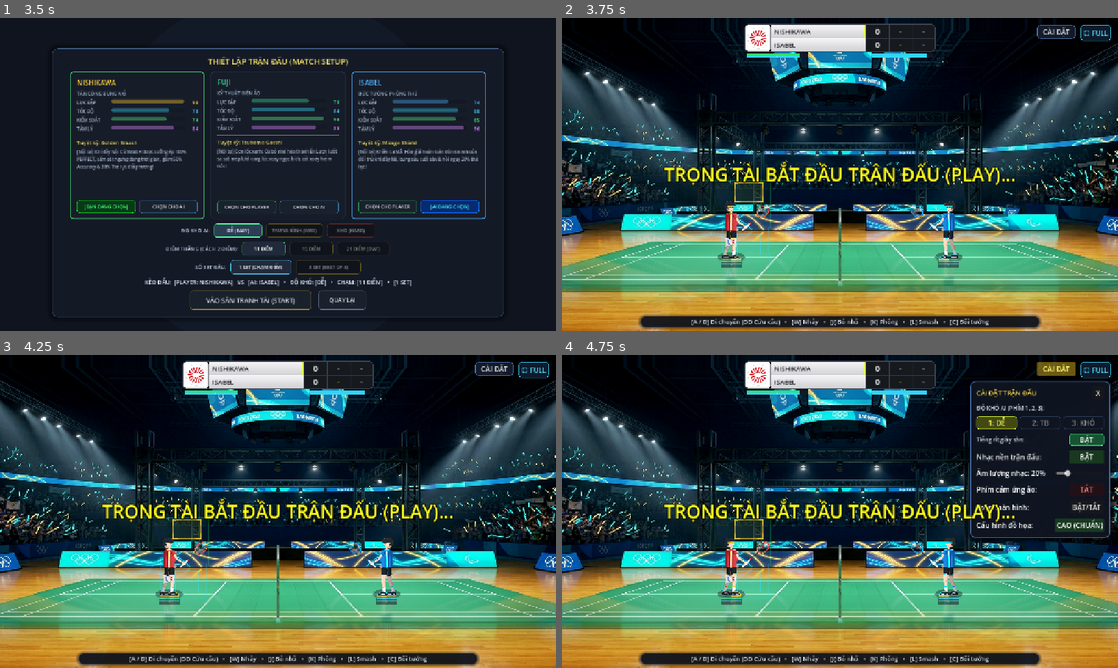
Above: before the commit, frames 1-4 (two rows, left to right).
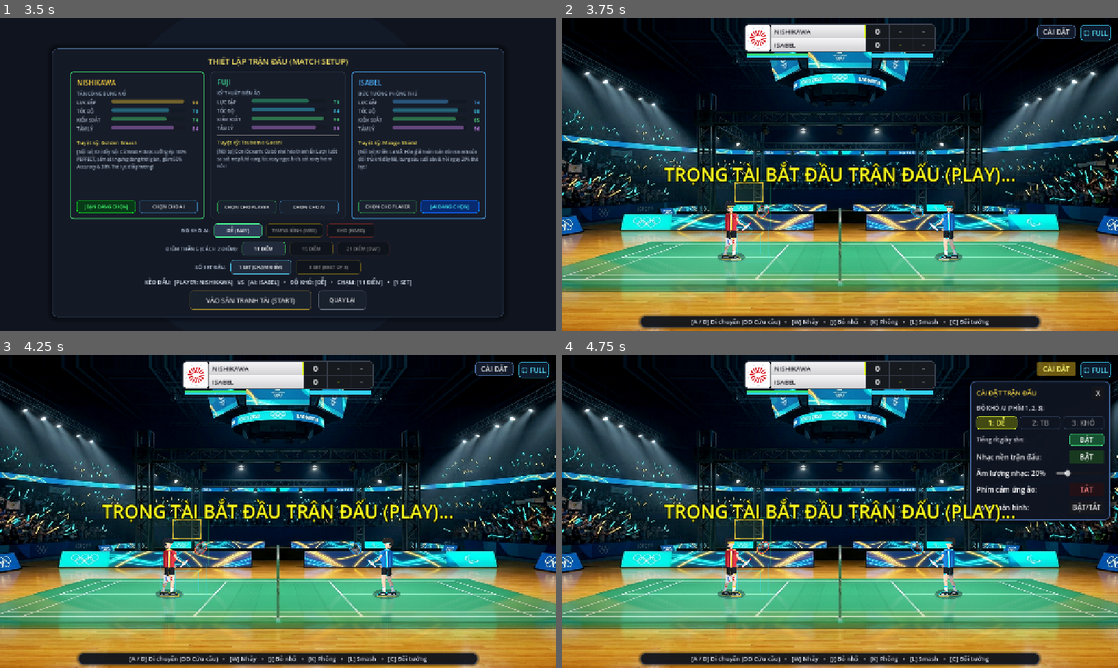
Above: after the commit, the same moments.

Repository: Lurz0205/kaiser-shuttle
Game: Godot game, scene res://scenes/Main.tscn
Two runs of this game, one before a commit and one after it. Both use one fixed random seed, a clock stepped at 60 frames per second and the inputs below. Sound files missing from this copy of the repository are replaced by a short silence.
Inputs:
- Up to frame 1 (3.5 s): click "⛶ FULL" at 0.5 s; click "BẮT ĐẦU TRANH TÀI (VS AI)" at 1.25 s; click "DỄ (EASY)" at 2 s; click "DỄ (EASY)" at 2.75 s
- Up to frame 2 (3.75 s): click "VÀO SÂN TRANH TÀI (START)" at 3.5 s
- Up to frame 3 (4.25 s): no input
- Up to frame 4 (4.75 s): click "CÀI ĐẶT" at 4.25 s

Frame 1 is identical in both runs. In frame 2, 0.3% of the frame differs, in the area x 28-72%, y 11-80%; in frame 3, 0.3%; in frame 4, 1.1%, in the area x 28-100%, y 11-80%.

Commit message:
--help

Diff:
--- a/scripts/main.gd
+++ b/scripts/main.gd
@@ -75,18 +75,22 @@
 var is_umpire_speaking: bool = false
 var match_over_dialog: PanelContainer = null
 
-# HUD Athletic Gauges (Stamina & Accuracy)
+# HUD Athletic Gauges (Stamina, Accuracy, Flow)
 var stamina_bar_bg_player: ColorRect
 var stamina_bar_fill_player: ColorRect
 var stamina_bar_cap_player: ColorRect
 var accuracy_bar_bg_player: ColorRect
 var accuracy_bar_fill_player: ColorRect
+var flow_bar_bg_player: ColorRect
+var flow_bar_fill_player: ColorRect
 
 var stamina_bar_bg_ai: ColorRect
 var stamina_bar_fill_ai: ColorRect
 var stamina_bar_cap_ai: ColorRect
 var accuracy_bar_bg_ai: ColorRect
 var accuracy_bar_fill_ai: ColorRect
+var flow_bar_bg_ai: ColorRect
+var flow_bar_fill_ai: ColorRect
 
 # Nishikawa Impact Lightning (Slow-mo chung với game, sau đó mới tỏa ra bình thường)
 var impact_lightning_pos: Vector2 = Vector2.ZERO
@@ -234,6 +238,10 @@
 
 	if OS.has_feature("web"):
 		low_graphics_mode = true
+	else:
+		low_graphics_mode = false
+	if shuttlecock and shuttlecock.has_method("set_low_graphics"):
+		shuttlecock.set_low_graphics(low_graphics_mode)
 
 	if flash_rect:
 		flash_rect.visible = false
@@ -413,24 +421,27 @@
 			fs_row.add_child(btn_fs_toggle)
 			vbox.add_child(fs_row)
 
-			# Hàng cấu hình đồ họa thấp (Low Graphics Mode) cho máy yếu
-			var gfx_row = HBoxContainer.new()
-			var lbl_gfx = Label.new()
-			lbl_gfx.text = "Cấu hình đồ họa:"
-			lbl_gfx.size_flags_horizontal = Control.SIZE_EXPAND_FILL
-			gfx_row.add_child(lbl_gfx)
-
-			btn_low_gfx_toggle = Button.new()
-			btn_low_gfx_toggle.focus_mode = Control.FOCUS_NONE
-			btn_low_gfx_toggle.custom_minimum_size = Vector2(90, 28)
-			btn_low_gfx_toggle.text = "CAO (CHUẨN)"
-			btn_low_gfx_toggle.pressed.connect(func():
-				btn_low_gfx_toggle.release_focus()
-				low_graphics_mode = not low_graphics_mode
-				_update_settings_ui()
-			)
-			gfx_row.add_child(btn_low_gfx_toggle)
-			vbox.add_child(gfx_row)
+			# Hàng cấu hình đồ họa thấp (Low Graphics Mode): Chỉ hiển thị trên Web. Desktop chỉ để 1 loại đồ họa MAX
+			if OS.has_feature("web"):
+				var gfx_row = HBoxContainer.new()
+				var lbl_gfx = Label.new()
+				lbl_gfx.text = "Cấu hình đồ họa thấp:"
+				lbl_gfx.size_flags_horizontal = Control.SIZE_EXPAND_FILL
+				gfx_row.add_child(lbl_gfx)
+
+				btn_low_gfx_toggle = Button.new()
+				btn_low_gfx_toggle.focus_mode = Control.FOCUS_NONE
+				btn_low_gfx_toggle.custom_minimum_size = Vector2(90, 28)
+				btn_low_gfx_toggle.text = "[ BẬT ]" if low_graphics_mode else "[ TẮT ]"
+				btn_low_gfx_toggle.pressed.connect(func():
+					btn_low_gfx_toggle.release_focus()
+					low_graphics_mode = not low_graphics_mode
+					if shuttlecock and shuttlecock.has_method("set_low_graphics"):
+						shuttlecock.set_low_graphics(low_graphics_mode)
+					_update_settings_ui()
+				)
+				gfx_row.add_child(btn_low_gfx_toggle)
+				vbox.add_child(gfx_row)
 
 	# Tự động nhận diện thiết bị: Mặc định TẮT trên Desktop/PC, chỉ BẬT trên Mobile/Touchscreen
 	var is_mobile = OS.has_feature("mobile") or OS.has_feature("web_android") or OS.has_feature("web_ios")
@@ -539,8 +550,16 @@
 		pill_stats.visible = false
 	if stamina_bar_bg_player:
 		stamina_bar_bg_player.visible = show
+	if accuracy_bar_bg_player:
+		accuracy_bar_bg_player.visible = show
+	if flow_bar_bg_player:
+		flow_bar_bg_player.visible = show
 	if stamina_bar_bg_ai:
 		stamina_bar_bg_ai.visible = show
+	if accuracy_bar_bg_ai:
+		accuracy_bar_bg_ai.visible = show
+	if flow_bar_bg_ai:
+		flow_bar_bg_ai.visible = show
 	if virtual_touch_pad:
 		virtual_touch_pad.visible = show and touch_controls_enabled
 
@@ -705,7 +724,12 @@
 	squeak_enabled = sq
 	bgm_match_enabled = bgm_en
 	bgm_match_volume = bgm_vol
-	low_graphics_mode = low_gfx
+	if OS.has_feature("web"):
+		low_graphics_mode = low_gfx
+	else:
+		low_graphics_mode = false
+	if shuttlecock and shuttlecock.has_method("set_low_graphics"):
+		shuttlecock.set_low_graphics(low_graphics_mode)
 	_update_settings_ui()
 	_apply_match_bgm(false)
 
@@ -1482,8 +1506,8 @@
 		btn_touch_toggle.modulate = Color(1.2, 3.2, 1.2) if touch_controls_enabled else Color(1.8, 0.6, 0.6)
 
 	if btn_low_gfx_toggle:
-		btn_low_gfx_toggle.text = "THẤP (MƯỢT)" if low_graphics_mode else "CAO (CHUẨN)"
-		btn_low_gfx_toggle.modulate = Color(3.5, 2.5, 0.4) if low_graphics_mode else Color(1.2, 3.2, 1.2)
+		btn_low_gfx_toggle.text = "[ BẬT ]" if low_graphics_mode else "[ TẮT ]"
+		btn_low_gfx_toggle.modulate = Color(0.2, 2.5, 0.4) if low_graphics_mode else Color(1.8, 0.6, 0.6)
 	var floor_refl = get_node_or_null("FloorReflection")
 	if floor_refl:
 		floor_refl.visible = (not low_graphics_mode) and (not OS.has_feature("web"))
@@ -3302,6 +3326,21 @@
 	tick_p.size = Vector2(1.0, 5.5)
 	accuracy_bar_bg_player.add_child(tick_p)
 
+	# 3. Player Flow Bar / Nộ Khí Tuyệt Kỹ (top=93.0, bottom=96.5)
+	flow_bar_bg_player = ColorRect.new()
+	flow_bar_bg_player.color = Color(0.08, 0.10, 0.14, 0.85)
+	flow_bar_bg_player.offset_left = 425.0
+	flow_bar_bg_player.offset_top = 93.0
+	flow_bar_bg_player.offset_right = 565.0
+	flow_bar_bg_player.offset_bottom = 96.5
+	hud.add_child(flow_bar_bg_player)
+
+	flow_bar_fill_player = ColorRect.new()
+	flow_bar_fill_player.color = Color(0.78, 0.28, 0.95, 0.95)
+	flow_bar_fill_player.position = Vector2.ZERO
+	flow_bar_fill_player.size = Vector2(140.0, 3.5)
+	flow_bar_bg_player.add_child(flow_bar_fill_player)
+
 	# --- RIVAL AI (Dưới BWFScoreboard cánh phải: left=715, right=855, top=82) ---
 	# 1. AI Stamina Bar
 	stamina_bar_bg_ai = ColorRect.new()
@@ -3345,18 +3384,34 @@
 	tick_ai.size = Vector2(1.0, 5.5)
 	accuracy_bar_bg_ai.add_child(tick_ai)
 
+	# 3. AI Flow Bar / Nộ Khí Tuyệt Kỹ (top=93.0, bottom=96.5)
+	flow_bar_bg_ai = ColorRect.new()
+	flow_bar_bg_ai.color = Color(0.08, 0.10, 0.14, 0.85)
+	flow_bar_bg_ai.offset_left = 715.0
+	flow_bar_bg_ai.offset_top = 93.0
+	flow_bar_bg_ai.offset_right = 855.0
+	flow_bar_bg_ai.offset_bottom = 96.5
+	hud.add_child(flow_bar_bg_ai)
+
+	flow_bar_fill_ai = ColorRect.new()
+	flow_bar_fill_ai.color = Color(0.78, 0.28, 0.95, 0.95)
+	flow_bar_fill_ai.position = Vector2.ZERO
+	flow_bar_fill_ai.size = Vector2(140.0, 3.5)
+	flow_bar_bg_ai.add_child(flow_bar_fill_ai)
+
 
 func _update_hud_stamina_bars() -> void:
 	var time_val = Time.get_ticks_msec() / 1000.0
 	var pulse = 0.65 + 0.35 * sin(time_val * 14.0)
+	var flow_pulse = 0.75 + 0.25 * sin(time_val * 16.0)
 
 	# Update Player Bars
 	if player and player.stats:
 		if stamina_bar_fill_player and stamina_bar_cap_player:
 			var p_cap = clamp(player.stats.max_stamina_cap / 100.0, 0.0, 1.0)
 			var p_val = clamp(player.stats.stamina / 100.0, 0.0, 1.0)
-			stamina_bar_cap_player.size.x = 124.0 * p_cap
-			stamina_bar_fill_player.size.x = 124.0 * p_val
+			stamina_bar_cap_player.size.x = 140.0 * p_cap
+			stamina_bar_fill_player.size.x = 140.0 * p_val
 			if player.stats.is_stamina_critical():
 				stamina_bar_fill_player.color = Color(1.0, 0.18, 0.18, pulse)
 			else:
@@ -3364,7 +3419,7 @@
 
 		if accuracy_bar_fill_player:
 			var p_acc = clamp(player.stats.accuracy / 100.0, 0.0, 1.0)
-			accuracy_bar_fill_player.size.x = 124.0 * p_acc
+			accuracy_bar_fill_player.size.x = 140.0 * p_acc
 			if player.stats.accuracy < 25.0:
 				accuracy_bar_fill_player.color = Color(1.0, 0.25, 0.35, pulse)
 			elif player.stats.accuracy < 50.0:
@@ -3372,13 +3427,21 @@
 			else:
 				accuracy_bar_fill_player.color = Color(0.20, 0.88, 1.0, 0.95)
 
+		if flow_bar_fill_player:
+			var p_flow = clamp(player.stats.flow / 100.0, 0.0, 1.0)
+			flow_bar_fill_player.size.x = 140.0 * p_flow
+			if player.stats.can_use_special():
+				flow_bar_fill_player.color = Color(1.0, 0.90, 0.25, flow_pulse)
+			else:
+				flow_bar_fill_player.color = Color(0.78, 0.28, 0.95, 0.95)
+
 	# Update AI Rival Bars
 	if ai_rival and ai_rival.stats:
 		if stamina_bar_fill_ai and stamina_bar_cap_ai:
 			var ai_cap = clamp(ai_rival.stats.max_stamina_cap / 100.0, 0.0, 1.0)
 			var ai_val = clamp(ai_rival.stats.stamina / 100.0, 0.0, 1.0)
-			stamina_bar_cap_ai.size.x = 124.0 * ai_cap
-			stamina_bar_fill_ai.size.x = 124.0 * ai_val
+			stamina_bar_cap_ai.size.x = 140.0 * ai_cap
+			stamina_bar_fill_ai.size.x = 140.0 * ai_val
 			if ai_rival.stats.is_stamina_critical():
 				stamina_bar_fill_ai.color = Color(1.0, 0.18, 0.18, pulse)
 			else:
@@ -3386,10 +3449,18 @@
 
 		if accuracy_bar_fill_ai:
 			var ai_acc = clamp(ai_rival.stats.accuracy / 100.0, 0.0, 1.0)
-			accuracy_bar_fill_ai.size.x = 124.0 * ai_acc
+			accuracy_bar_fill_ai.size.x = 140.0 * ai_acc
 			if ai_rival.stats.accuracy < 25.0:
 				accuracy_bar_fill_ai.color = Color(1.0, 0.25, 0.35, pulse)
 			elif ai_rival.stats.accuracy < 50.0:
 				accuracy_bar_fill_ai.color = Color(1.0, 0.72, 0.20, 0.95)
 			else:
 				accuracy_bar_fill_ai.color = Color(0.20, 0.88, 1.0, 0.95)
+
+		if flow_bar_fill_ai:
+			var ai_flow = clamp(ai_rival.stats.flow / 100.0, 0.0, 1.0)
+			flow_bar_fill_ai.size.x = 140.0 * ai_flow
+			if ai_rival.stats.can_use_special():
+				flow_bar_fill_ai.color = Color(1.0, 0.90, 0.25, flow_pulse)
+			else:
+				flow_bar_fill_ai.color = Color(0.78, 0.28, 0.95, 0.95)
--- a/scripts/player.gd
+++ b/scripts/player.gd
@@ -2311,75 +2311,6 @@
 	if not OS.has_feature("web"):
 		draw_ellipse_shape(Vector2(0, 0), 32.0, 12.0, Color(0.05, 0.08, 0.12, 0.45))
 
-	# Dual Athletic Gauges (Stamina & Accuracy) dưới chân:
-	if stats:
-		var time_val = Time.get_ticks_msec() / 1000.0
-		var bar_w = 46.0
-		var bar_h = 3.5
-		var bar_x = -bar_w * 0.5
-
-		# --- GAUGE 1: THỂ LỰC (STAMINA) ---
-		var sta_y = 9.0
-		draw_rect(Rect2(bar_x - 1.0, sta_y - 1.0, bar_w + 2.0, bar_h + 2.0), Color(0.06, 0.08, 0.12, 0.85), true)
-		var cap_ratio = clamp(stats.max_stamina_cap / 100.0, 0.0, 1.0)
-		var cap_w = bar_w * cap_ratio
-		draw_rect(Rect2(bar_x, sta_y, bar_w, bar_h), Color(0.12, 0.14, 0.18, 0.70), true) # Khóa kiệt sức
-		draw_rect(Rect2(bar_x, sta_y, cap_w, bar_h), Color(0.18, 0.22, 0.28, 0.85), true) # Có thể hồi
-
-		var cur_sta_w = bar_w * clamp(stats.stamina / 100.0, 0.0, 1.0)
-		var sta_col: Color
-		if stats.is_stamina_critical():
-			var pulse = 0.65 + 0.35 * sin(time_val * 14.0)
-			sta_col = Color(1.0, 0.18, 0.18, pulse) # ĐỎ RỰC CẢNH BÁO
-		else:
-			sta_col = Color(0.22, 0.95, 0.45, 0.90) if not is_ai else Color(0.20, 0.85, 1.0, 0.90)
-		if cur_sta_w > 0.0:
-			draw_rect(Rect2(bar_x, sta_y, cur_sta_w, bar_h), sta_col, true)
-		if cap_ratio < 0.98:
-			draw_line(Vector2(bar_x + cap_w, sta_y - 1.0), Vector2(bar_x + cap_w, sta_y + bar_h + 1.0), Color(1.0, 0.85, 0.2, 0.95), 1.2, true)
-
-		# --- GAUGE 2: ĐỘ CHÍNH XÁC (ACCURACY) ---
-		if not OS.has_feature("web"):
-			var acc_y = 14.5
-			draw_rect(Rect2(bar_x - 1.0, acc_y - 1.0, bar_w + 2.0, bar_h + 2.0), Color(0.06, 0.08, 0.12, 0.85), true)
-			draw_rect(Rect2(bar_x, acc_y, bar_w, bar_h), Color(0.14, 0.16, 0.22, 0.75), true)
-
-			var cur_acc_w = bar_w * clamp(stats.accuracy / 100.0, 0.0, 1.0)
-			var acc_col: Color
-			if stats.accuracy < 25.0:
-				var pulse = 0.65 + 0.35 * sin(time_val * 16.0)
-				acc_col = Color(1.0, 0.25, 0.35, pulse) # ĐỎ TÍA NGUY HIỂM CAO
-			elif stats.accuracy < 50.0:
-				acc_col = Color(1.0, 0.72, 0.20, 0.95) # VÀNG CAM CẢNH BÁO ĐÁNH HỎNG
-			else:
-				acc_col = Color(0.20, 0.88, 1.0, 0.90) # CYAN XANH LAM CHUẨN XÁC
-
-			if cur_acc_w > 0.0:
-				draw_rect(Rect2(bar_x, acc_y, cur_acc_w, bar_h), acc_col, true)
-
-			# Vạch chia ngưỡng 50% nguy hiểm (Danger Threshold Mark)
-			draw_line(Vector2(bar_x + bar_w * 0.5, acc_y - 1.0), Vector2(bar_x + bar_w * 0.5, acc_y + bar_h + 1.0), Color(0.85, 0.85, 0.9, 0.5), 1.0, true)
-
-			# --- GAUGE 3: THANH FLOW / NỘ TUYỆT KỸ (MOMENTUM GAUGE) ---
-			var flow_y = 20.0
-			draw_rect(Rect2(bar_x - 1.0, flow_y - 1.0, bar_w + 2.0, bar_h + 2.0), Color(0.06, 0.08, 0.12, 0.85), true)
-			draw_rect(Rect2(bar_x, flow_y, bar_w, bar_h), Color(0.12, 0.14, 0.20, 0.75), true)
-
-			var cur_flow_w = bar_w * clamp(stats.flow / 100.0, 0.0, 1.0)
-			var flow_col: Color
-			if stats.can_use_special():
-				var pulse = 0.75 + 0.25 * sin(time_val * 16.0)
-				flow_col = Color(1.0, 0.90, 0.25, pulse) # VÀNG KIM TỰ KÍCH HOẠT KHI TUNG ĐÒN
-			else:
-				flow_col = Color(0.75, 0.30, 0.90, 0.85) # TÍM NỘ KHÍ TÍCH LŨY
-
-			if cur_flow_w > 0.0:
-				draw_rect(Rect2(bar_x, flow_y, cur_flow_w, bar_h), flow_col, true)
-
-			# Báo hiệu Sẵn sàng Tuyệt kỹ Nộ khí:
-			if stats.can_use_special():
-				draw_arc(Vector2(0, -60), 40.0, 0, TAU, 24, Color(1.0, 0.85, 0.2, 0.55), 1.8, true)
-
 	# 2. HÌNH HỘP VUÔNG VẮN HITBOX & VÙNG PERFECT RÕ RÀNG (CHỈ VẼ CHO NGƯỜI CHƠI)
 	if not is_ai and not is_remote_puppet:
 		var use_aa = not OS.has_feature("web")
--- a/scripts/shuttlecock.gd
+++ b/scripts/shuttlecock.gd
@@ -74,6 +74,7 @@
 # Visual Trail & Ground Shadow
 var trail_points: Array[Vector2] = []
 const MAX_TRAIL: int = 26
+var low_graphics_mode: bool = false
 
 var is_perfect: bool = false
 
@@ -103,6 +104,9 @@
 func _ready() -> void:
 	if not tuning:
 		tuning = load("res://resources/GameTuning.tres")
+
+	if OS.has_feature("web"):
+		low_graphics_mode = true
 
 	if trail:
 		trail.top_level = true
@@ -119,10 +123,14 @@
 		trail.antialiased = not OS.has_feature("web")
 		trail.texture = TEX_TRAIL_SPEED
 		trail.default_color = Color(1.0, 1.0, 1.0, 0.85)
+		if low_graphics_mode:
+			trail.visible = false
 
 	if lightning_trail:
 		lightning_trail.top_level = true
 		lightning_trail.draw.connect(_on_lightning_trail_draw)
+		if low_graphics_mode:
+			lightning_trail.visible = false
 
 	if not leaf_trail:
 		if has_node("LeafTrail"):
@@ -519,8 +527,28 @@
 	_update_landing_indicator()
 
 
+func set_low_graphics(enabled: bool) -> void:
+	low_graphics_mode = enabled
+	if low_graphics_mode:
+		if trail:
+			trail.visible = false
+			trail.clear_points()
+		trail_points.clear()
+		if lightning_trail:
+			lightning_trail.visible = false
+	else:
+		if trail:
+			trail.visible = true
+		if lightning_trail and not OS.has_feature("web"):
+			lightning_trail.visible = true
+
+
 func _sync_shadow() -> void:
 	if shadow_node:
+		if OS.has_feature("web"):
+			shadow_node.visible = false
+			return
+		shadow_node.visible = true
 		var floor_y = tuning.floor_y if tuning else 550.0
 		shadow_node.global_position = Vector2(global_position.x, floor_y)
 		var h = max(0.0, floor_y - global_position.y)
@@ -538,6 +566,11 @@
 	trail_points.clear()
 	if not trail:
 		return
+	if low_graphics_mode:
+		trail.visible = false
+		trail.clear_points()
+		return
+	trail.visible = true
 	trail.clear_points()
 	trail.texture_mode = Line2D.LINE_TEXTURE_STRETCH
 
@@ -570,6 +603,12 @@
 func _update_trail() -> void:
 	if not trail:
 		return
+	if low_graphics_mode:
+		trail.visible = false
+		trail.clear_points()
+		trail_points.clear()
+		return
+	trail.visible = true
 	trail_points.push_front(global_position)
 	if trail_points.size() > MAX_TRAIL:
 		trail_points.pop_back()
--- a/scripts/ui/main_menu_controller.gd
+++ b/scripts/ui/main_menu_controller.gd
@@ -127,6 +127,11 @@
 	position = Vector2.ZERO
 	set_anchors_preset(Control.PRESET_FULL_RECT)
 
+	if OS.has_feature("web"):
+		low_graphics_mode = true
+	else:
+		low_graphics_mode = false
+
 	_build_ui()
 	switch_state(MenuState.TITLE)
 
@@ -518,23 +523,24 @@
 	bgm_vol_row.add_child(slider_bgm)
 	set_vbox.add_child(bgm_vol_row)
 
-	# Low Graphics Mode Toggle (Chế độ cấu hình thấp cho máy yếu)
-	var gfx_row = HBoxContainer.new()
-	var lbl_gfx = Label.new()
-	lbl_gfx.text = "Cấu hình đồ họa (Low Graphics):"
-	lbl_gfx.size_flags_horizontal = Control.SIZE_EXPAND_FILL
-	lbl_gfx.add_theme_font_size_override("font_size", 13)
-	gfx_row.add_child(lbl_gfx)
-
-	var btn_gfx = _create_clean_button("CAO (CHUẨN)", Color(0.3, 0.9, 0.4), Vector2(120, 30), 12)
-	btn_gfx.pressed.connect(func():
-		low_graphics_mode = not low_graphics_mode
-		btn_gfx.text = "THẤP (MƯỢT)" if low_graphics_mode else "CAO (CHUẨN)"
-		btn_gfx.modulate = Color(0.95, 0.82, 0.25) if low_graphics_mode else Color(0.3, 0.9, 0.4)
-		settings_updated.emit(squeak_enabled, bgm_match_enabled, bgm_match_volume, low_graphics_mode)
-	)
-	gfx_row.add_child(btn_gfx)
-	set_vbox.add_child(gfx_row)
+	# Low Graphics Mode Toggle: Chỉ hiển thị trên Web. Bản trên máy xóa hoàn toàn để giữ 1 loại đồ họa MAX
+	if OS.has_feature("web"):
+		var gfx_row = HBoxContainer.new()
+		var lbl_gfx = Label.new()
+		lbl_gfx.text = "Cấu hình đồ họa thấp:"
+		lbl_gfx.size_flags_horizontal = Control.SIZE_EXPAND_FILL
+		lbl_gfx.add_theme_font_size_override("font_size", 13)
+		gfx_row.add_child(lbl_gfx)
+
+		var btn_gfx = _create_clean_button("[ BẬT ]" if low_graphics_mode else "[ TẮT ]", Color(0.2, 2.5, 0.4) if low_graphics_mode else Color(1.8, 0.6, 0.6), Vector2(90, 30), 12)
+		btn_gfx.pressed.connect(func():
+			low_graphics_mode = not low_graphics_mode
+			btn_gfx.text = "[ BẬT ]" if low_graphics_mode else "[ TẮT ]"
+			btn_gfx.modulate = Color(0.2, 2.5, 0.4) if low_graphics_mode else Color(1.8, 0.6, 0.6)
+			settings_updated.emit(squeak_enabled, bgm_match_enabled, bgm_match_volume, low_graphics_mode)
+		)
+		gfx_row.add_child(btn_gfx)
+		set_vbox.add_child(gfx_row)
 
 	var set_close_row = HBoxContainer.new()
 	set_close_row.alignment = BoxContainer.ALIGNMENT_CENTER
